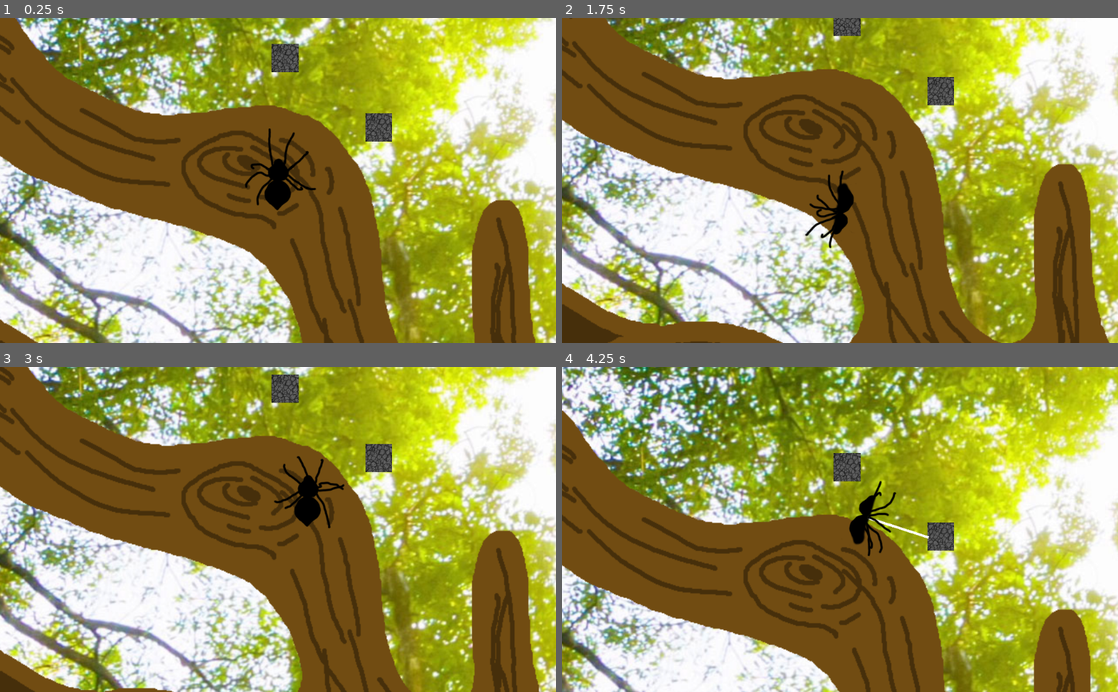
Above: before the commit, frames 1-4 (two rows, left to right).
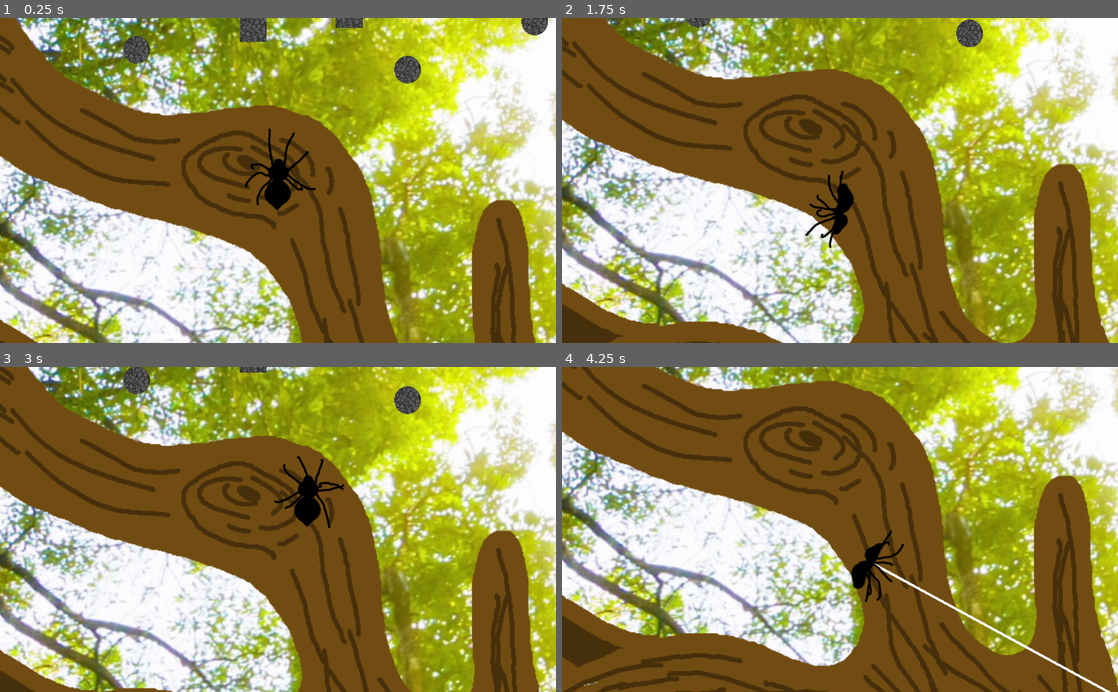
Above: after the commit, the same moments.

Repository: MarmotaGames/aracnotopia
Game: Godot game, scene res://levels/main/main.tscn
Two runs of this game, one before a commit and one after it. Both use one fixed random seed, a clock stepped at 60 frames per second and the inputs below.
Inputs (mouse positions are in pixels of both pictures, inside the frame that each line leads up to):
- Up to frame 1 (0.25 s): no input
- Up to frame 2 (1.75 s): tap Enter at 0.5 s; move the mouse to (962, 164) at 0.52 s; press the mouse at (962, 164) at 0.53 s; hold Right (ui_right) 0.53-1.28 s; move the mouse to (728, 196) at 1.27 s; release the mouse at (728, 196) at 1.28 s; hold Down (ui_down) from 1.28 s (still down); tap Ctrl (attachOrDetachFromArea) at 1.35 s; click (728, 196) at 1.55 s
- Up to frame 3 (3 s): move the mouse to (333, 458) at 2.02 s; release Down (ui_down) at 2.03 s; press the mouse at (333, 458) at 2.03 s; hold Right (ui_right) 2.03-2.78 s; tap L (dropFromWeb) at 2.1 s; move the mouse to (250, 594) at 2.77 s; release the mouse at (250, 594) at 2.78 s; hold Up (ui_up) from 2.78 s (still down); click (250, 594) at 2.85 s
- Up to frame 4 (4.25 s): move the mouse to (1006, 578) at 3.52 s; release Up (ui_up) at 3.53 s; press the mouse at (1006, 578) at 3.53 s; hold Left (ui_left) from 3.53 s (still down)

The runs differ from the first frame. In frame 1, 2.2% of the frame differs, in the area x 22-99%, y 0-39%; in frame 2, 1.1%; in frame 3, 1.6%; in frame 4, 89%, in the area x 0-100%, y 0-100%.

Commit message:
Fix the spider rotation after launching web

Diff:
--- a/GodotProject/levels/main/main.tscn
+++ b/GodotProject/levels/main/main.tscn
@@ -1,17 +1,19 @@
-[gd_scene load_steps=7 format=2]
+[gd_scene load_steps=9 format=2]
 
 [ext_resource path="res://player/Player_rigido.tscn" type="PackedScene" id=1]
 [ext_resource path="res://assets/background/background.png" type="Texture" id=2]
 [ext_resource path="res://areas/ContactArea.gd" type="Script" id=3]
 [ext_resource path="res://areas/DeathArea.gd" type="Script" id=4]
 [ext_resource path="res://objects/Stone.tscn" type="PackedScene" id=5]
+[ext_resource path="res://objects/RoundStone.tscn" type="PackedScene" id=6]
+[ext_resource path="res://objects/Plataforma.tscn" type="PackedScene" id=7]
 
 [sub_resource type="RectangleShape2D" id=1]
 
 custom_solver_bias = 0.0
 extents = Vector2( 10, 10 )
 
-[node name="Root" type="Sprite"]
+[node name="Root" type="Sprite" index="0"]
 
 position = Vector2( -0.747841, -0.676454 )
 scale = Vector2( 0.800754, 0.834559 )
@@ -48,7 +50,7 @@
 
 [node name="CollisionPolygon2D" type="CollisionPolygon2D" parent="BackgroundSprite/ContactArea" index="0"]
 
-position = Vector2( -6.79542, 1.60933e-06 )
+position = Vector2( -6.79542, 1.60933e-006 )
 build_mode = 0
 polygon = PoolVector2Array( 7.17801, 5.60348, 841.392, 3.20701, 836.396, 30.7665, 87.1027, 48.74, 82.3938, 140, 93.9492 …(877 unchanged characters)…
 
@@ -80,11 +82,43 @@
 
 [node name="Stone" parent="." index="2" instance=ExtResource( 5 )]
 
-position = Vector2( 747.866, 330.356 )
+position = Vector2( 674.527, 263.116 )
 
 [node name="Stone2" parent="." index="3" instance=ExtResource( 5 )]
 
-position = Vector2( 963.09, 483.615 )
+position = Vector2( 894.673, 232.082 )
+
+[node name="RoundStone" parent="." index="4" instance=ExtResource( 6 )]
+
+position = Vector2( 405.654, 311.913 )
+
+[node name="RoundStone2" parent="." index="5" instance=ExtResource( 6 )]
+
+position = Vector2( 1321.7, 249.297 )
+
+[node name="RoundStone3" parent="." index="6" instance=ExtResource( 6 )]
+
+position = Vector2( 1029.21, 355.843 )
+
+[node name="RoundStone4" parent="." index="7" instance=ExtResource( 6 )]
+
+position = Vector2( 187.059, 207.412 )
+
+[node name="RoundStone5" parent="." index="8" instance=ExtResource( 6 )]
+
+position = Vector2( 1644.71, 271.492 )
+
+[node name="RoundStone6" parent="." index="9" instance=ExtResource( 6 )]
+
+position = Vector2( 1962.96, 397.502 )
+
+[node name="Plataforma" parent="." index="10" instance=ExtResource( 7 )]
+
+position = Vector2( 1613.82, 645.237 )
+
+[node name="Plataforma2" parent="." index="11" instance=ExtResource( 7 )]
+
+position = Vector2( 1613.82, 900.785 )
 
 [connection signal="area_entered" from="BackgroundSprite/ContactArea" to="BackgroundSprite/ContactArea" method="_on_ContactArea_area_entered"]
 
--- a/GodotProject/player/Player_rigido.gd
+++ b/GodotProject/player/Player_rigido.gd
@@ -13,6 +13,7 @@
 var spiderOnWeb = false
 var spiderIsLaunchingWeb = false
 var properlyAligned = false
+var justLaunchedWeb = false
 
 var fallInit = true
 var fall = false
@@ -86,6 +87,7 @@
 
 	if fall or spiderIsLaunchingWeb:
 		resetInput()
+
 	elif not spiderOnWeb:
 		$SpiderCollisionShape.rotation_degrees = 0
 		$SpiderFallingArea/CollisionShape2D.rotation_degrees = 0
@@ -112,6 +114,8 @@
 
 	if not spiderOnWeb:
 		if Input.is_action_pressed("launchWeb"):
+			justLaunchedWeb = true
+
 			if spiderIsLaunchingWeb:
 				webNode.stretch("launch")
 				$AnimatedSprite.playing = true
@@ -126,11 +130,13 @@
 				get_parent().add_child(webInstance)
 				loadWebNodes()
 				webNode.hide()
+
 				var webPosition = self.global_position
 				webPosition.y -= 56
 				webNode.set_global_position(webPosition)
 
 				webNode.set_gravity_scale(0)
+
 		elif Input.is_action_just_released("launchWeb"):
 			properlyAligned = false
 			if spiderIsLaunchingWeb:
@@ -144,6 +150,7 @@
 		if not dirKeys[2] and not dirKeys[3]:
 			direction.x = 0
 		$AnimatedSprite.playing = true
+		justLaunchedWeb = false
 
 	if Input.is_action_pressed("ui_down"):
 		direction.y = 1
@@ -151,6 +158,7 @@
 		if not dirKeys[2] and not dirKeys[3]:
 			direction.x = 0
 		$AnimatedSprite.playing = true
+		justLaunchedWeb = false
 
 	if Input.is_action_pressed("ui_left"):
 		direction.x = -1
@@ -158,6 +166,7 @@
 		if not dirKeys[0] and not dirKeys[1]:
 			direction.y = 0
 		$AnimatedSprite.playing = true
+		justLaunchedWeb = false
 
 	if Input.is_action_pressed("ui_right"):
 		direction.x = 1
@@ -165,6 +174,8 @@
 		if not dirKeys[0] and not dirKeys[1]:
 			direction.y = 0
 		$AnimatedSprite.playing = true
+		justLaunchedWeb = false
+
 	if Input.is_action_pressed("debug"):
 		self.rotation = PI
 
@@ -225,7 +236,7 @@
 			#bloqueia (ignora) a rotação enquanto lança teia
 			pass
 
-	elif not fall:
+	elif not fall and not justLaunchedWeb:
 		if direction.x == 0:
 			if direction.y == -1:
 				#angle = 180
